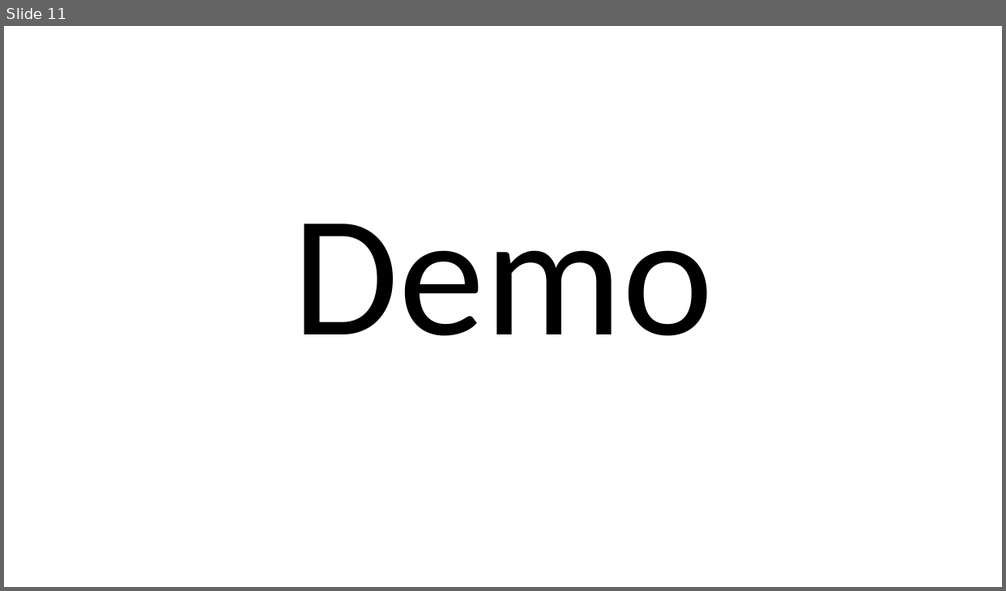
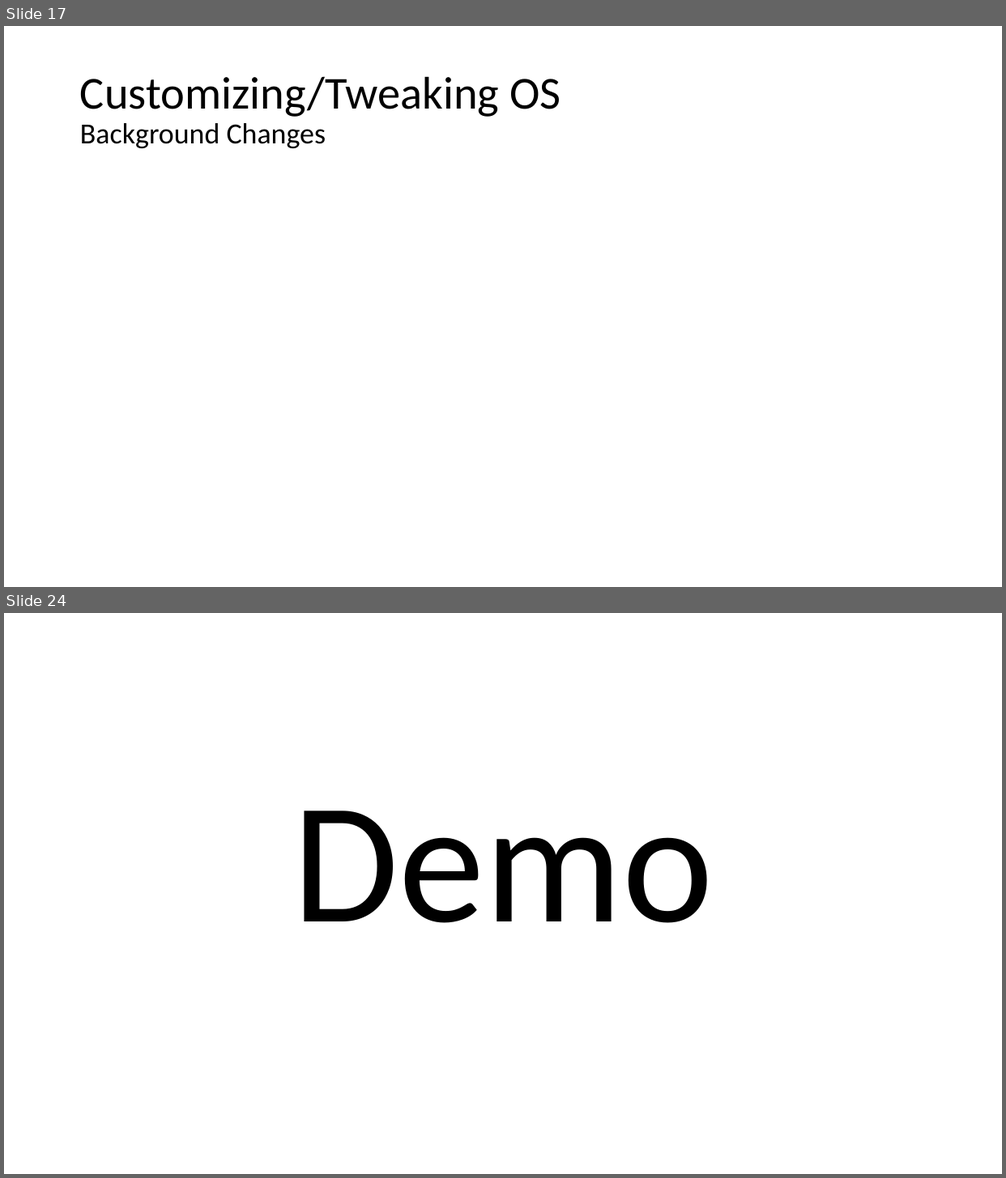
Before and after one commit to fydexx/HECC-2018, a slide deck: Part_01/Section02.pptx. Shown one above the other, each under a label of ours: slide 11 before the commit, slides 17 and 24 after it; the slides between them are not shown. The pictures are 1006x591 and 1006x1178 pixels, drawn with LibreOffice and Linux fonts; fonts in the diff are those of the drawing. Boxes give left, top, right and bottom in pixels: in the first picture for what was removed or moved away, otherwise in the second. Text is boxed around its words. In the diff, an @@ line names an element or a change of style, - is before the commit and + after.

```diff
--- a/Part_01/Section02.pptx
+++ b/Part_01/Section02.pptx
@@ slide 17 added at (4, 26, 1002, 587), background #FFFFFF @@
@@ title added at (80, 76, 560, 148), 44 pt, text #000000 @@
+Customizing/Tweaking OS
+Background Changes
@@ what was slide 11 is now slide 24 @@
```
Also in this commit, not shown: 6 slides changed, 13 other slides added.
